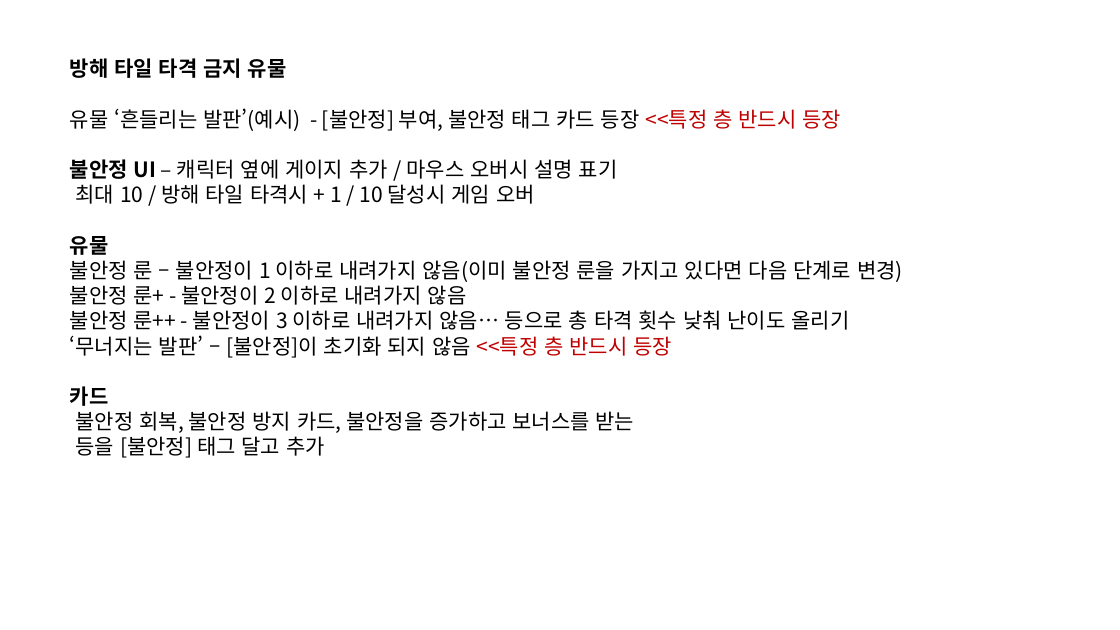
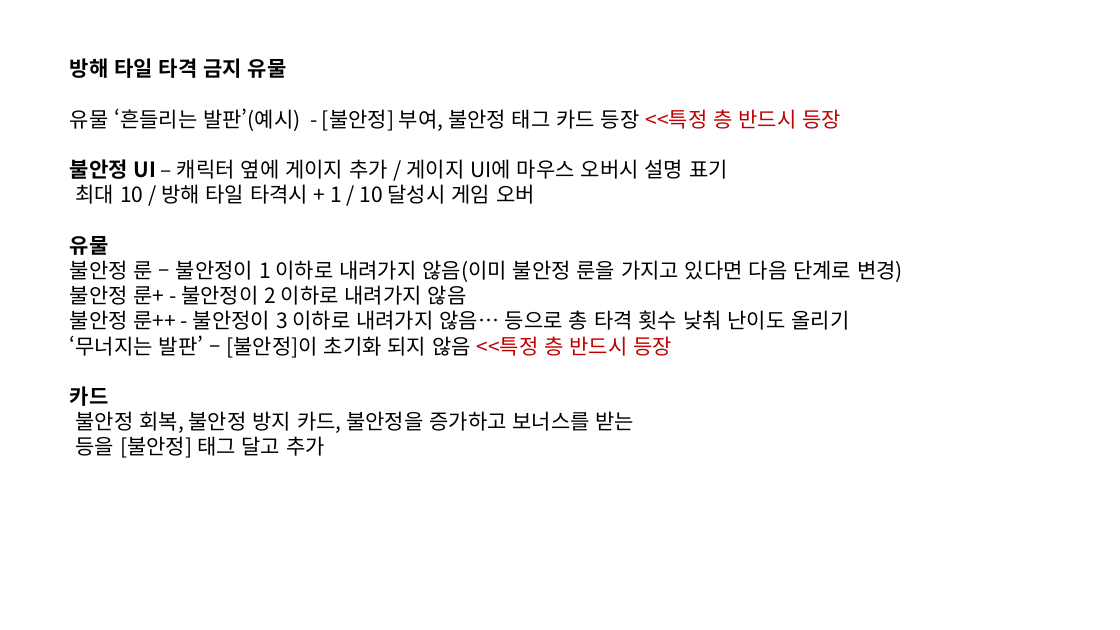
Before and after one commit to kauthor/FluffyDisdog, a slide deck: slide 10 of Plan/기획서/땅부수기2026 ch2.pptx. Drawn at 1120x630 pixels with LibreOffice and Linux fonts; fonts in the diff are those of the drawing. Boxes give left, top, right and bottom in pixels: in the first picture for what was removed or moved away, otherwise in the second. Text is boxed around its words. In the diff, an @@ line names an element or a change of style, - is before the commit and + after.

```diff
--- a/Plan/기획서/땅부수기2026 ch2.pptx
+++ b/Plan/기획서/땅부수기2026 ch2.pptx
@@ text at (x1=70, y1=159, x2=728, y2=179): text changed @@
-불안정 UI – 캐릭터 옆에 게이지 추가 / 마우스 오버시 설명 표기
+불안정 UI – 캐릭터 옆에 게이지 추가 / 게이지 UI에 마우스 오버시 설명 표기
```
Also in this commit, not shown: 1 slide added.
